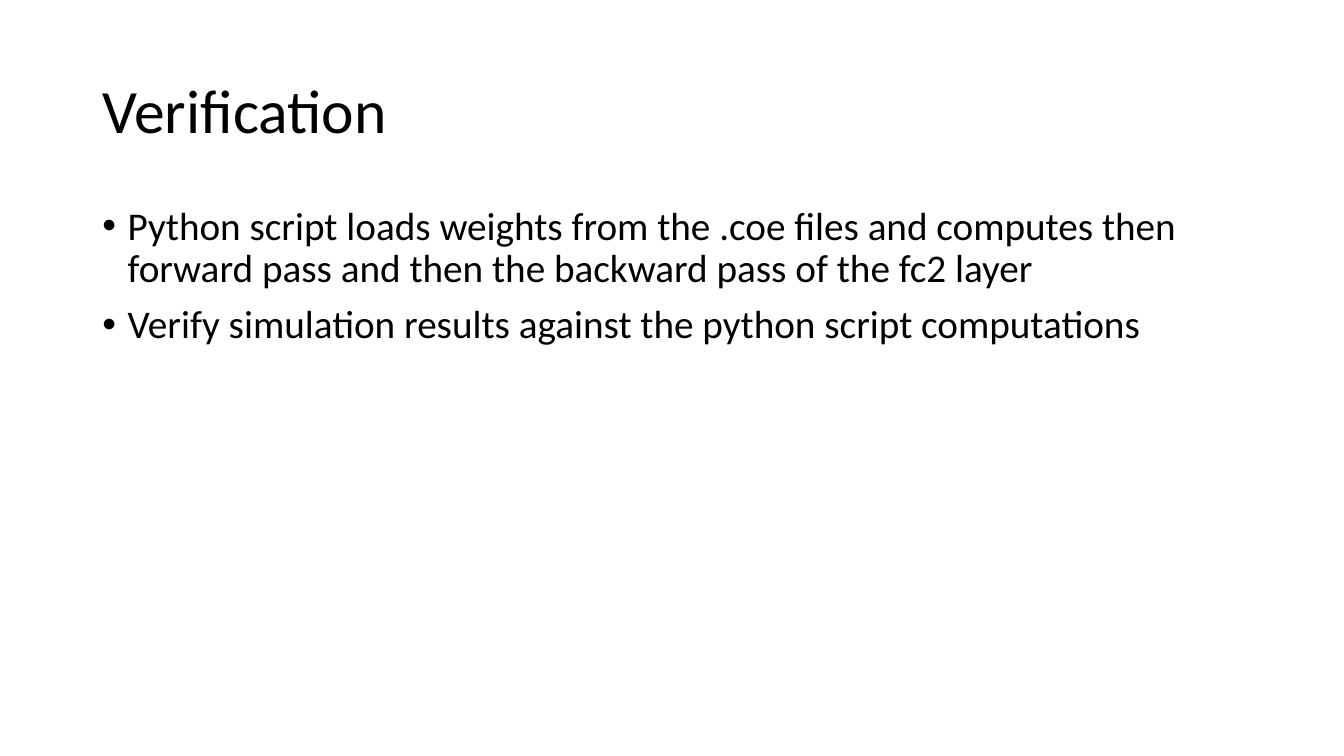
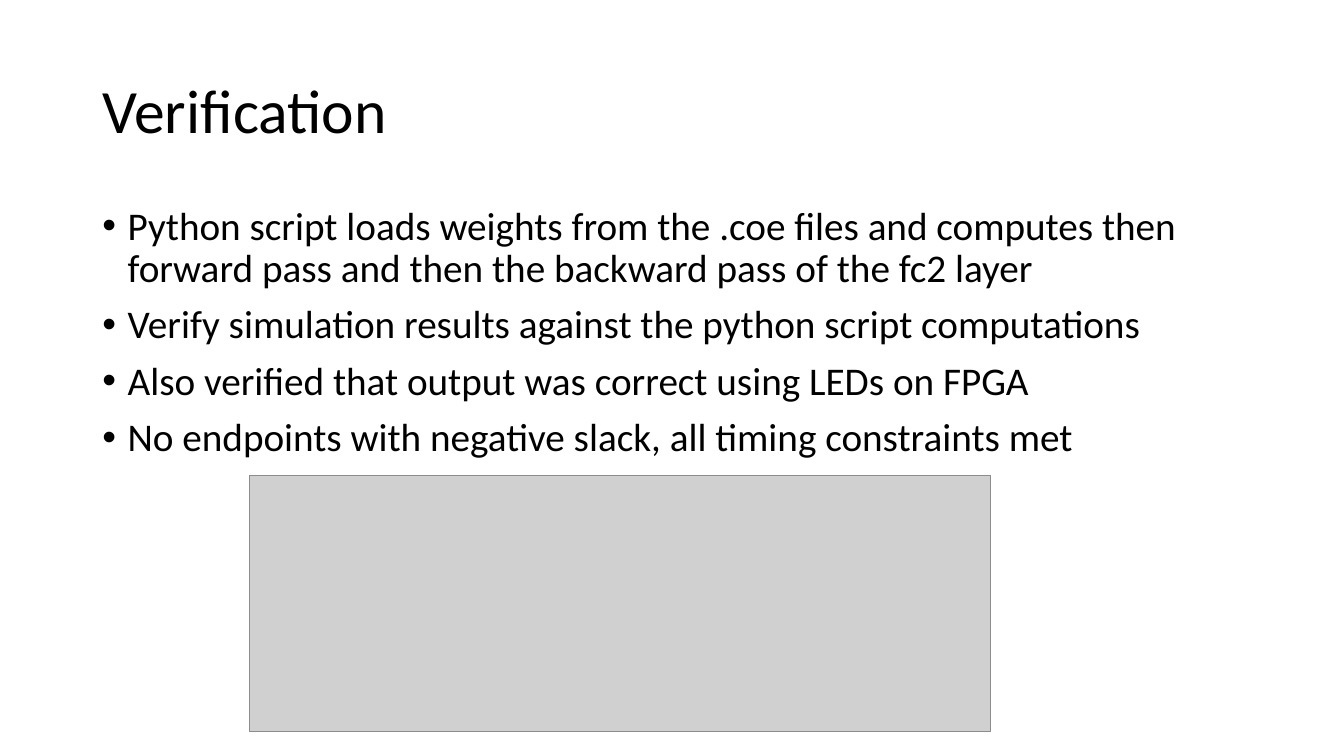
Before and after one commit to erikgroving/NeuralNetworkHardwareAccelerator, a slide deck: slide 11 of WeeklyPresentations/update10_05_26.pptx (slide 5 before the commit). Drawn at 1344x756 pixels with LibreOffice and Linux fonts; fonts in the diff are those of the drawing; grey boxes stand for pictures. Boxes give left, top, right and bottom in pixels: in the first picture for what was removed or moved away, otherwise in the second. Text is boxed around its words. In the diff, an @@ line names an element or a change of style, - is before the commit and + after.

```diff
--- a/WeeklyPresentations/update10_05_26.pptx
+++ b/WeeklyPresentations/update10_05_26.pptx
@@ text at bbox=[128, 367, 1073, 458]: paragraphs added @@
+• Also verified that output was correct using LEDs on FPGA
+• No endpoints with negative slack, all timing constraints met
@@ picture added at bbox=[250, 475, 991, 731] @@
```
Also in this commit, not shown: 2 other slides changed, 13 slides added, 1 slide removed, 4 other files.
